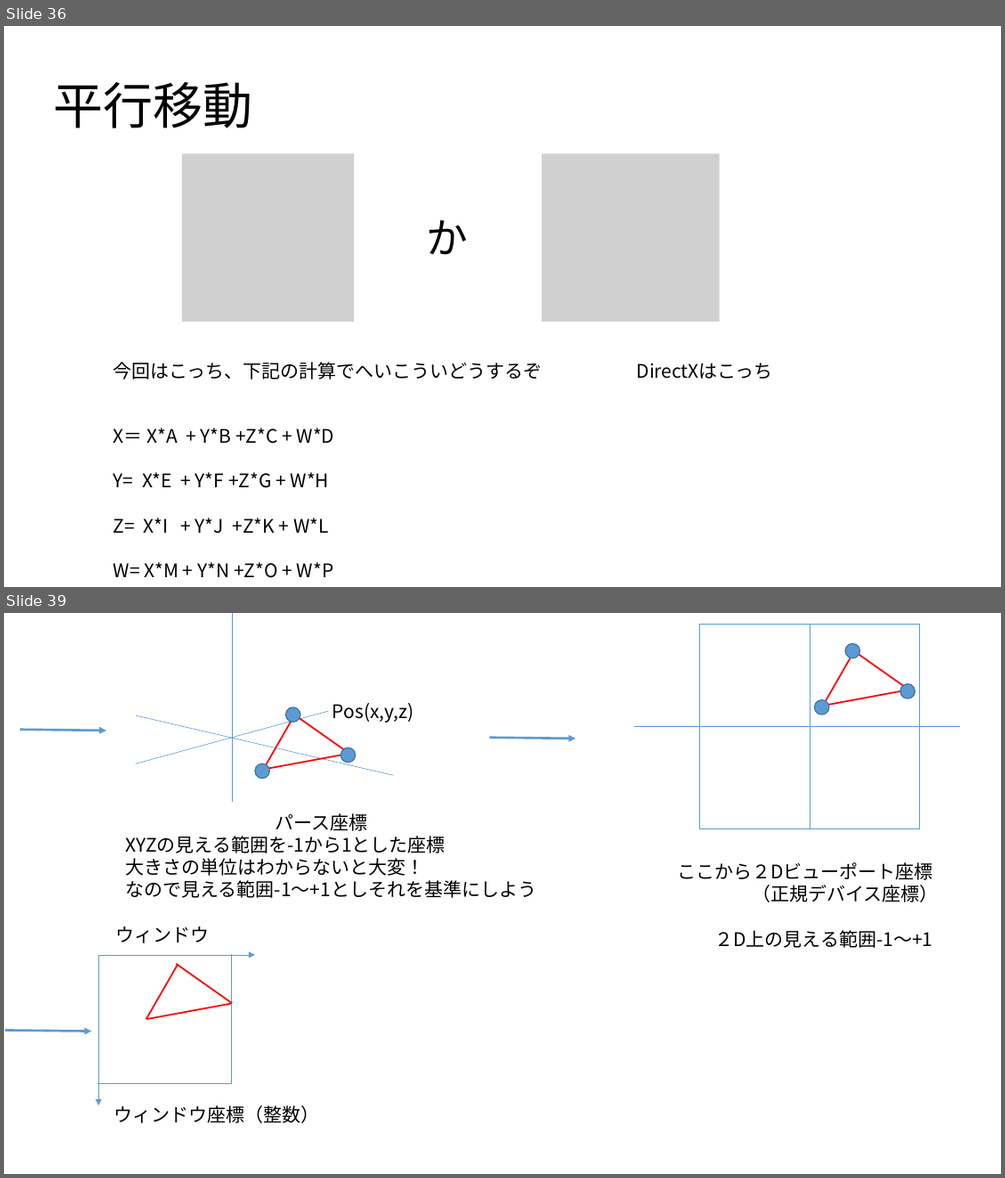
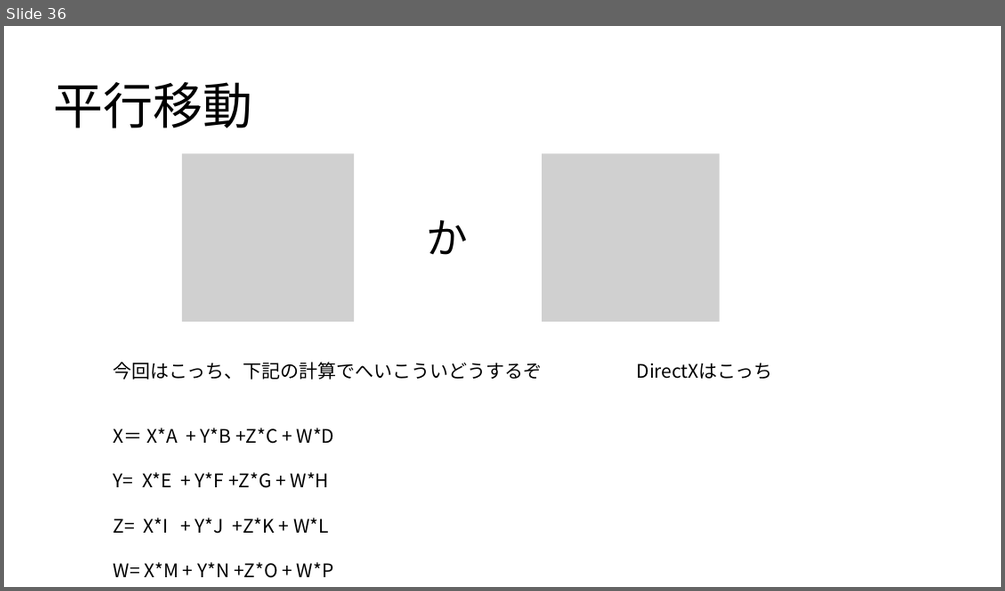
Before and after one commit to UMA729/MySchoolDatas, a slide deck: ゲ数Ⅱ/ゲーム数学.pptx. Shown one above the other, each under a label of ours: slides 36 and 39 before the commit, slide 36 after it; the slides between them are not shown. The pictures are 1005x1178 and 1005x591 pixels, drawn with LibreOffice and Linux fonts; fonts in the diff are those of the drawing; grey boxes stand for pictures. Boxes give left, top, right and bottom in pixels: in the first picture for what was removed or moved away, otherwise in the second. Text is boxed around its words. In the diff, an @@ line names an element or a change of style, - is before the commit and + after.

```diff
--- a/ゲ数Ⅱ/ゲーム数学.pptx
+++ b/ゲ数Ⅱ/ゲーム数学.pptx
@@ slide 39 removed at (4,613,1001,1174), background #FFFFFF @@
@@ rectangle removed at (699,625,920,829) @@
@@ line removed from (809, 829) to (809, 625) @@
@@ group removed at (136,613,413,802): 6 lines, 3 ellipses, 1 text @@
-Pos(x,y,z)
@@ group removed at (815,643,915,714): 3 lines, 3 ellipses @@
@@ arrow removed from (20, 730) to (106, 730) @@
@@ arrow removed from (489, 737) to (575, 738) @@
@@ line removed from (634, 727) to (960, 727) @@
@@ text removed at (126,813,537,898) @@
-パース座標
-XYZの見える範囲を-1から1とした座標
-大きさの単位はわからないと大変！
-なので見える範囲-1～+1としそれを基準にしよう
@@ text removed at (677,862,938,948) @@
-ここから２Dビューポート座標
-（正規デバイス座標）
-２D上の見える範囲-1～+1
@@ text removed at (115,926,209,943) @@
-ウィンドウ
@@ arrow removed from (98, 955) to (255, 955) @@
@@ arrow removed from (98, 955) to (98, 1105) @@
@@ line removed from (231, 954) to (231, 1083) @@
@@ line removed from (146, 1019) to (178, 964) @@
@@ line removed from (176, 964) to (232, 1004) @@
@@ line removed from (146, 1019) to (231, 1004) @@
@@ arrow removed from (6, 1030) to (91, 1031) @@
@@ line removed from (97, 1083) to (231, 1083) @@
@@ text removed at (113,1105,319,1123) @@
-ウィンドウ座標（整数）
```
Also in this commit, not shown: 1 slide changed, 10 other slides removed, 44 other files.
